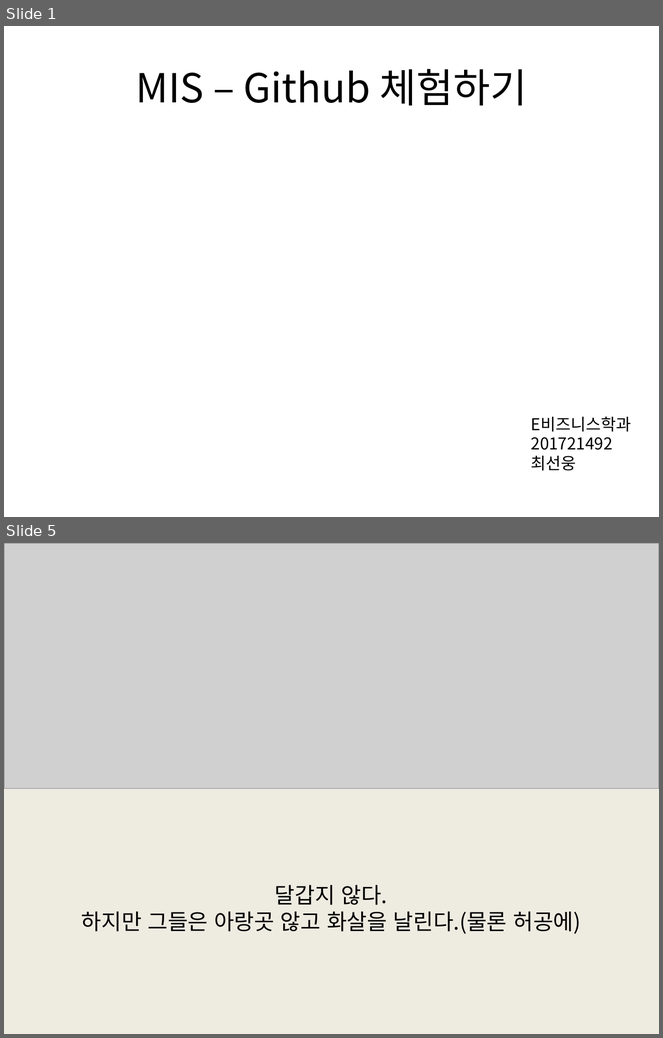
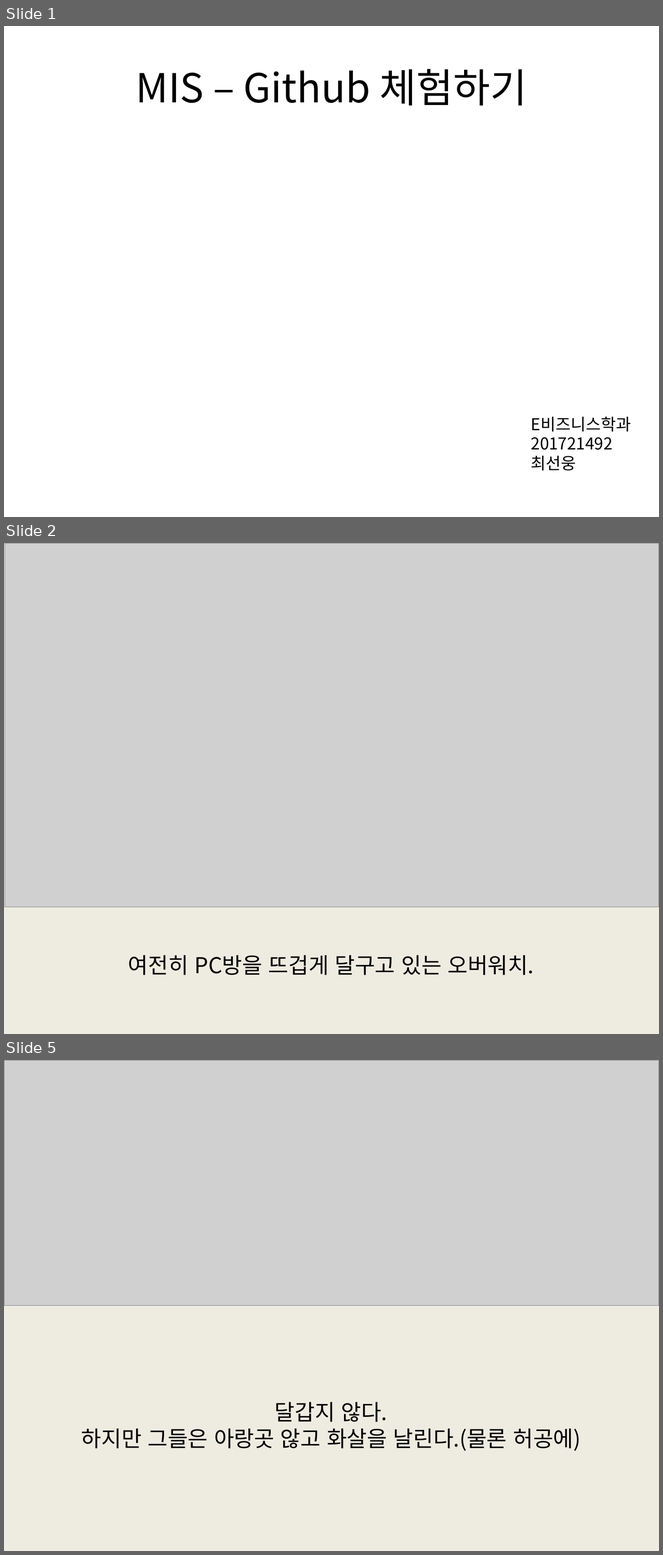
Before and after one commit to sunwoong37/MIS, a slide deck: MIS 개인과제2.pptx. Shown one above the other, each under a label of ours: slides 1 and 5 before the commit, slides 1, 2 and 5 after it; the slides between them are not shown. The pictures are 663x1038 and 663x1555 pixels, drawn with LibreOffice and Linux fonts; fonts in the diff are those of the drawing; grey boxes stand for pictures. Boxes give left, top, right and bottom in pixels: in the first picture for what was removed or moved away, otherwise in the second. Text is boxed around its words. In the diff, an @@ line names an element or a change of style, - is before the commit and + after.

```diff
--- a/MIS 개인과제2.pptx
+++ b/MIS 개인과제2.pptx
@@ slide 2 added at box(4, 543, 659, 1034), background #EEECE1 @@
@@ picture added at box(5, 543, 659, 908) @@
@@ text added at box(128, 955, 534, 976), 24 pt, text #000000 @@
+여전히 PC방을 뜨겁게 달구고 있는 오버워치.
```
Also in this commit, not shown: 2 slides changed, 1 slide removed, 1 other file.
